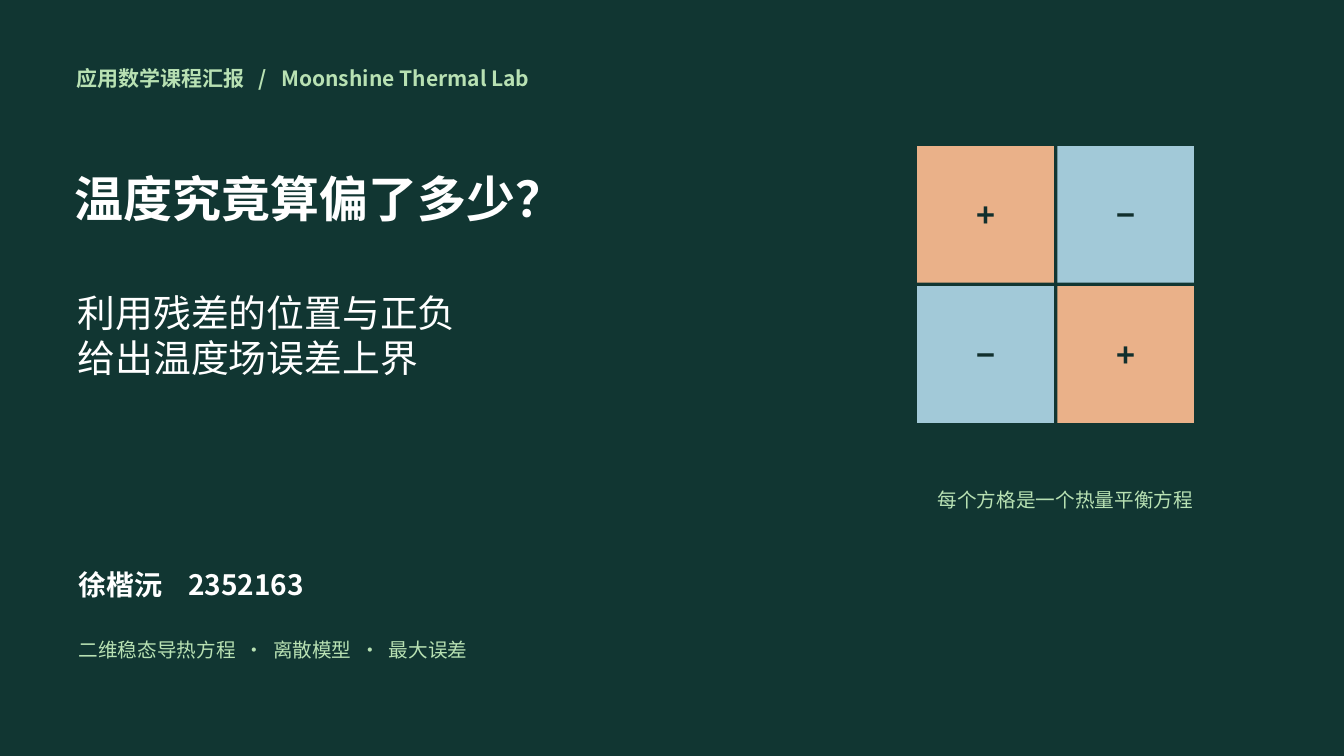
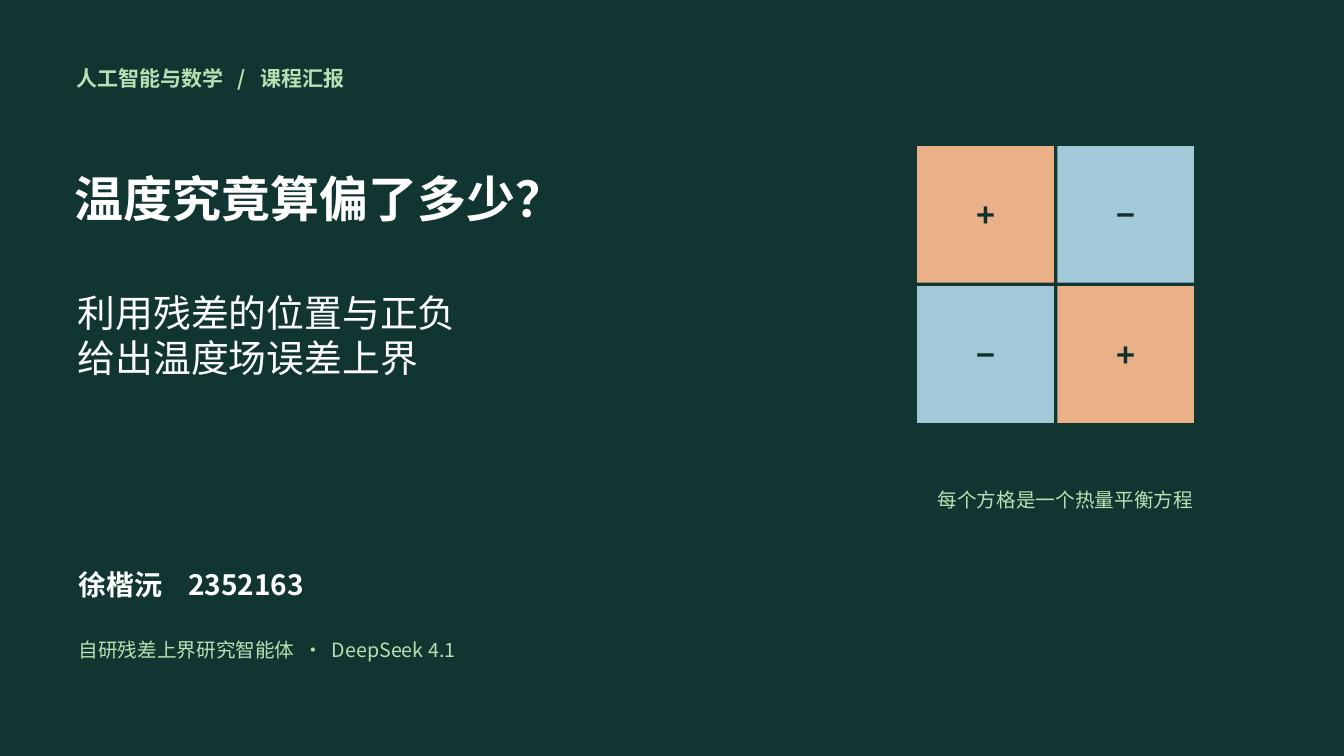
Before and after one commit to orgyuanbao/MoonshineThermalLab, a slide deck: slide 1 of MoonshineThermalLab/classroom/Moonshine热仿真课堂汇报.pptx. Drawn at 1344x756 pixels with LibreOffice and Linux fonts; fonts in the diff are those of the drawing. Boxes give left, top, right and bottom in pixels: in the first picture for what was removed or moved away, otherwise in the second. Text is boxed around its words. In the diff, an @@ line names an element or a change of style, - is before the commit and + after.

Commit message:
Explain DeepSeek 4.1's counterexample-guided study in the paper and classroom slides

```diff
--- a/MoonshineThermalLab/classroom/Moonshine热仿真课堂汇报.pptx
+++ b/MoonshineThermalLab/classroom/Moonshine热仿真课堂汇报.pptx
@@ text at bbox=[77, 68, 344, 88]: text changed @@
-应用数学课程汇报 / Moonshine Thermal Lab
+人工智能与数学 / 课程汇报
@@ text at bbox=[79, 640, 455, 662]: text changed @@
-二维稳态导热方程 · 离散模型 · 最大误差
+自研残差上界研究智能体 · DeepSeek 4.1
```
Also in this commit, not shown: 9 other slides changed, 3 slides added, 15 other files.
